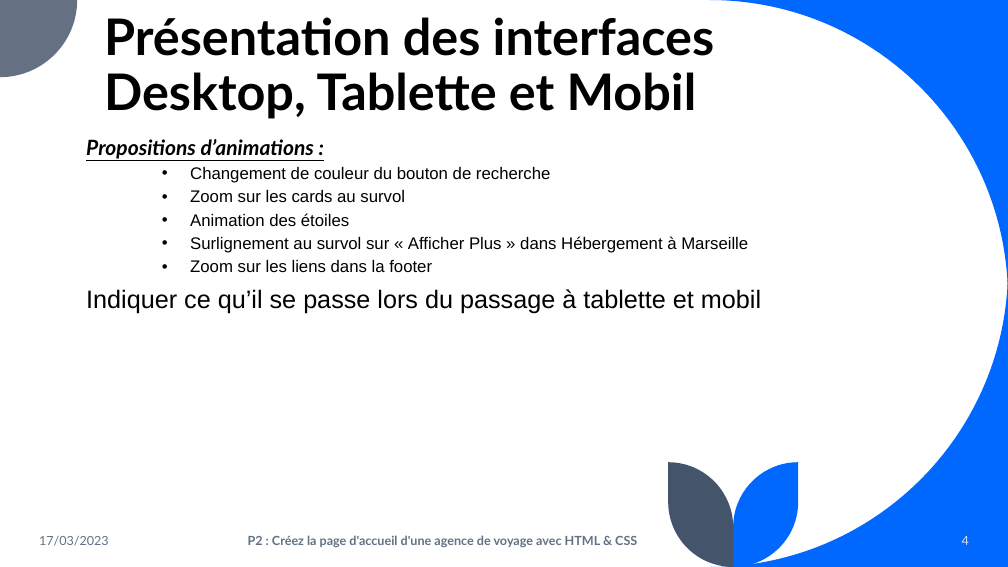
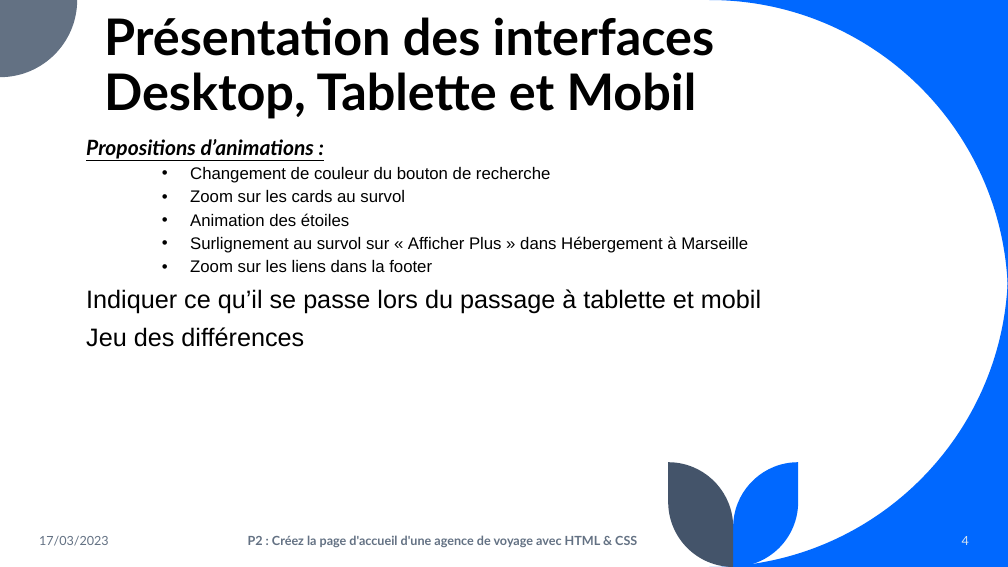
Before and after one commit to ELME37/Projet_Booki, a slide deck: slide 7 of Présention projet 2 BOOKI.pptx. Drawn at 1008x567 pixels with LibreOffice and Linux fonts; fonts in the diff are those of the drawing. Boxes give left, top, right and bottom in pixels: in the first picture for what was removed or moved away, otherwise in the second. Text is boxed around its words. In the diff, an @@ line names an element or a change of style, - is before the commit and + after.

Commit message:
Modification responsive mobile

```diff
--- a/Présention projet 2 BOOKI.pptx
+++ b/Présention projet 2 BOOKI.pptx
@@ text at (x1=86, y1=327, x2=304, y2=347): paragraph added @@
+Jeu des différences
```
Also in this commit, not shown: 2 other slides changed, 2 other files.
